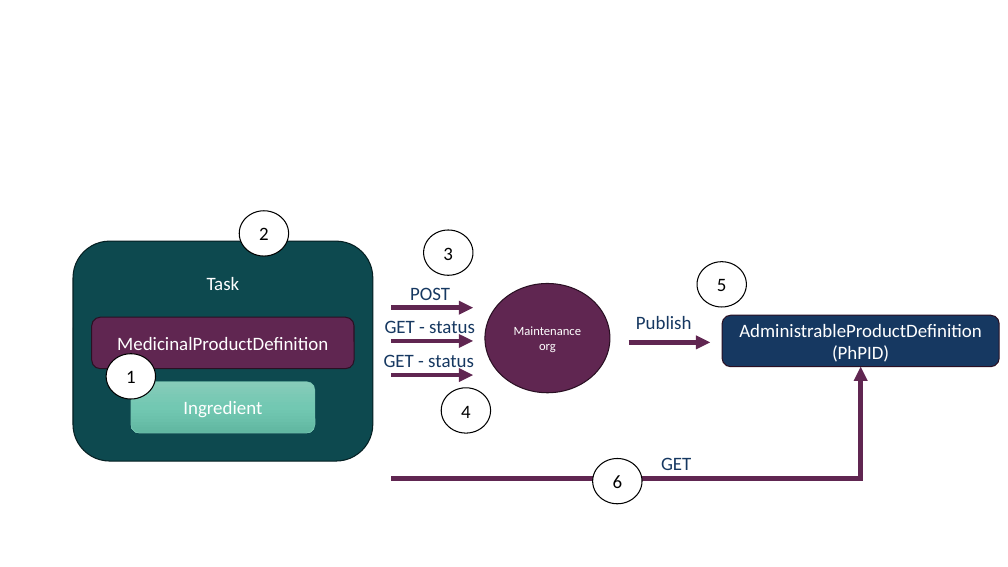
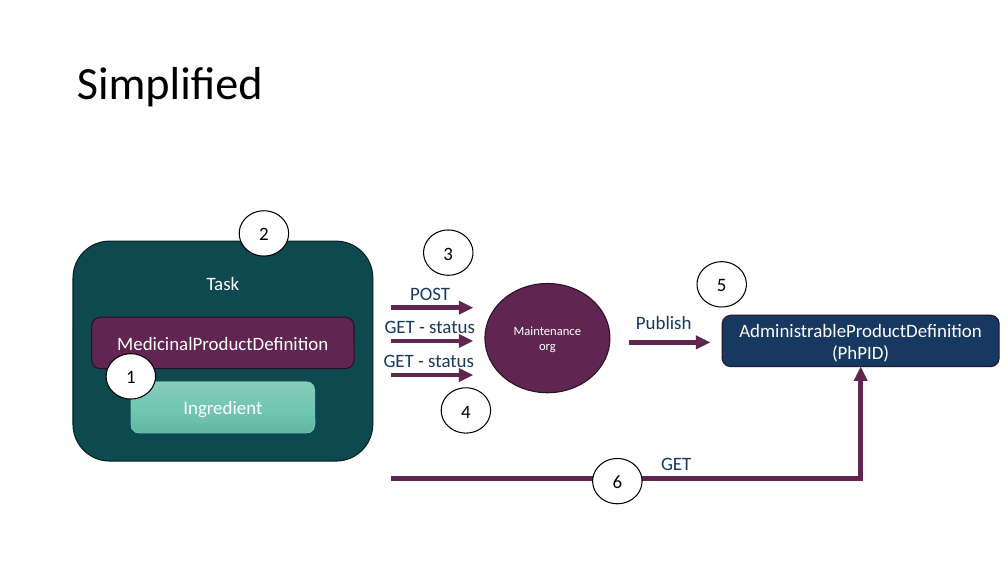
Before and after one commit to gcangioli/who-umc-poc, a slide deck: slide 3 of ImplementationGuideImages.pptx. Drawn at 1008x567 pixels with LibreOffice and Linux fonts; fonts in the diff are those of the drawing. Boxes give left, top, right and bottom in pixels: in the first picture for what was removed or moved away, otherwise in the second. Text is boxed around its words. In the diff, an @@ line names an element or a change of style, - is before the commit and + after.

```diff
--- a/ImplementationGuideImages.pptx
+++ b/ImplementationGuideImages.pptx
@@ title added at (x1=77, y1=67, x2=263, y2=107), 44 pt, text #000000 @@
+Simplified
```
Also in this commit, not shown: 1 slide added, 5 other files.
